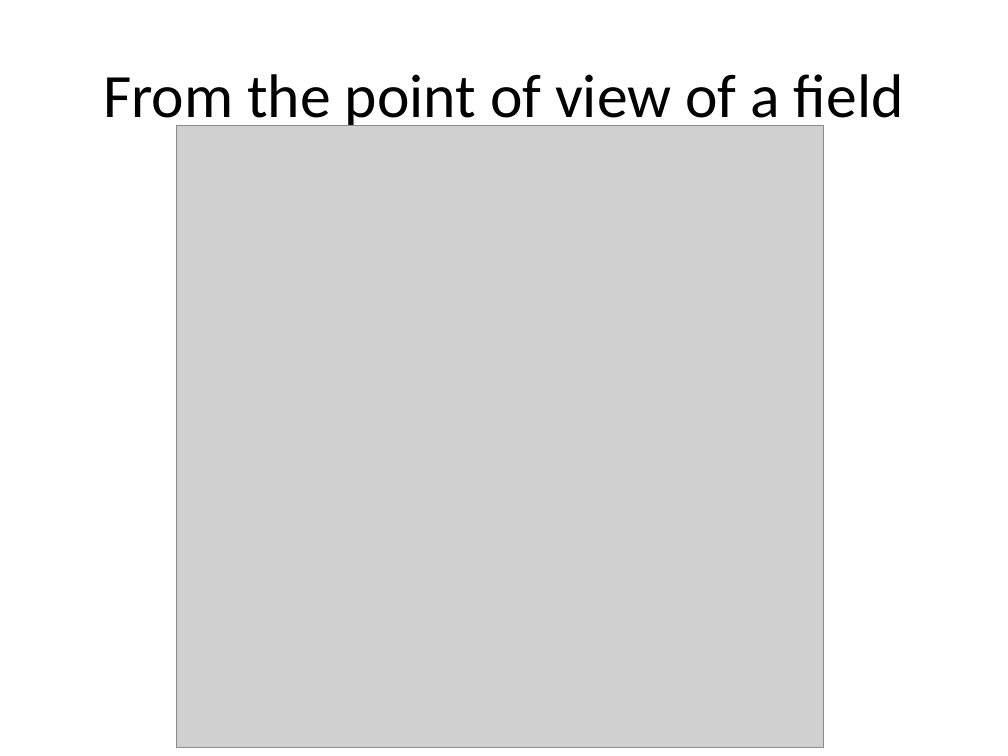
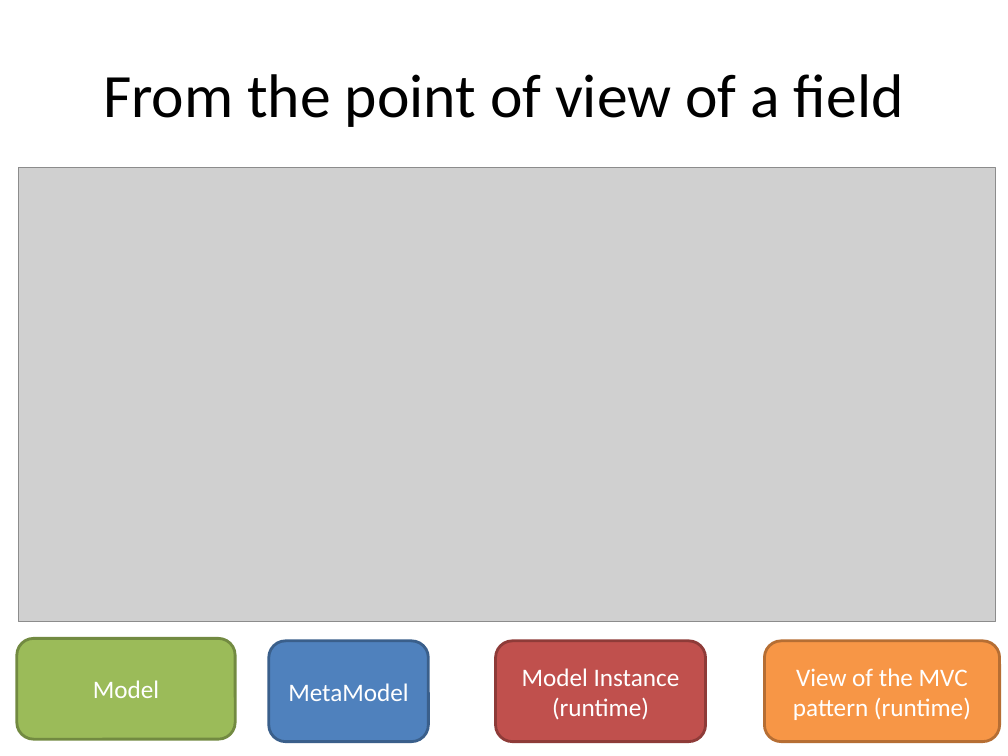
Before and after one commit to lesfurets/mdl4ui, a slide deck: slide 19 of mdl4ui-docs/mdl4ui_cg2013.pptx. Drawn at 1008x756 pixels with LibreOffice and Linux fonts; fonts in the diff are those of the drawing; grey boxes stand for pictures. Boxes give left, top, right and bottom in pixels: in the first picture for what was removed or moved away, otherwise in the second. Text is boxed around its words. In the diff, an @@ line names an element or a change of style, - is before the commit and + after.

Commit message:
udpated field & screen class diagrams
typo in PPT

```diff
--- a/mdl4ui-docs/mdl4ui_cg2013.pptx
+++ b/mdl4ui-docs/mdl4ui_cg2013.pptx
@@ picture resized from (x1=177, y1=126, x2=824, y2=748) to (x1=18, y1=168, x2=996, y2=622) @@
@@ rounded rectangle added at (x1=17, y1=638, x2=236, y2=739), fill #9BBB59, outline #738A42 2 pt, 18 pt, text #FFFFFF @@
+Model
@@ rounded rectangle added at (x1=269, y1=641, x2=428, y2=742), fill #4F81BD, outline #3A5F8C 2 pt, 18 pt, text #FFFFFF @@
+MetaModel
@@ rounded rectangle added at (x1=496, y1=641, x2=706, y2=742), fill #C0504D, outline #8E3B39 2 pt, 18 pt, text #FFFFFF @@
+Model Instance (runtime)
@@ rounded rectangle added at (x1=764, y1=641, x2=999, y2=742), fill #F79646, outline #B76F34 2 pt, 18 pt, text #FFFFFF @@
+View of the MVC pattern (runtime)
```
Also in this commit, not shown: 10 other slides changed, 3 other files.
